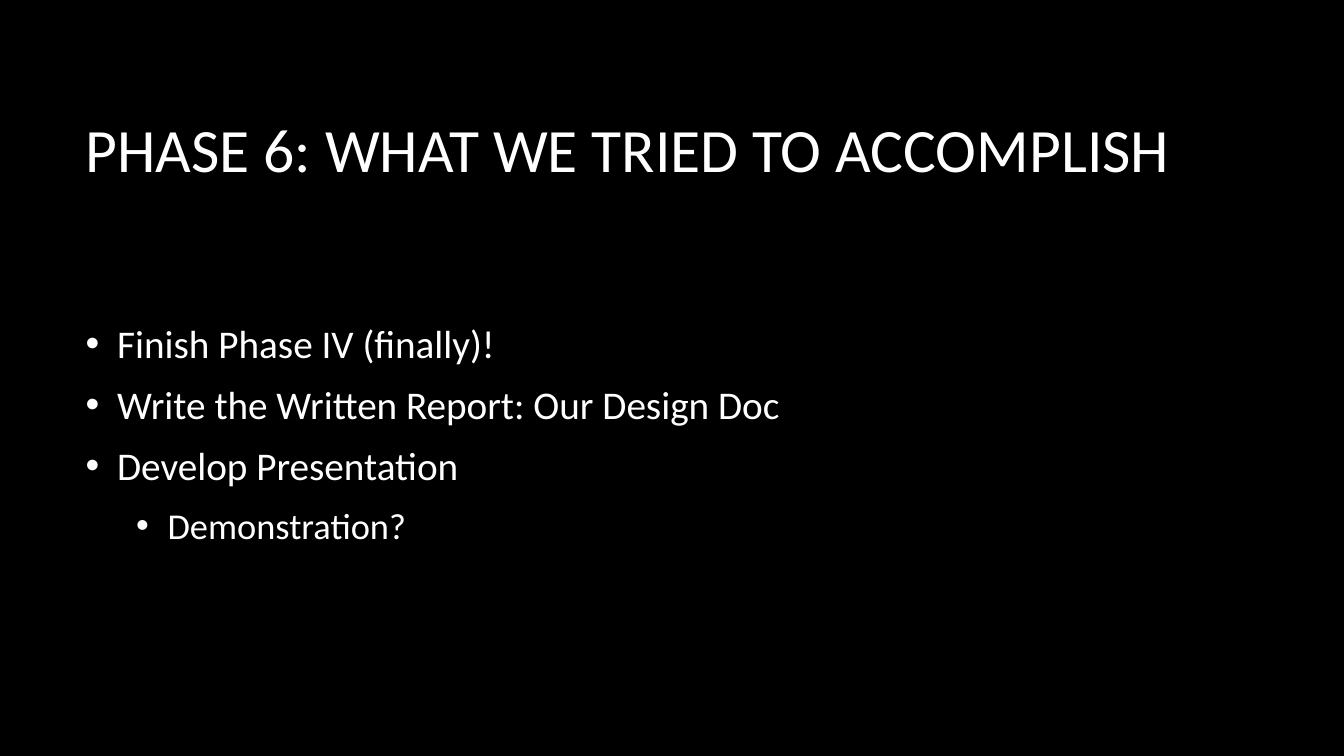
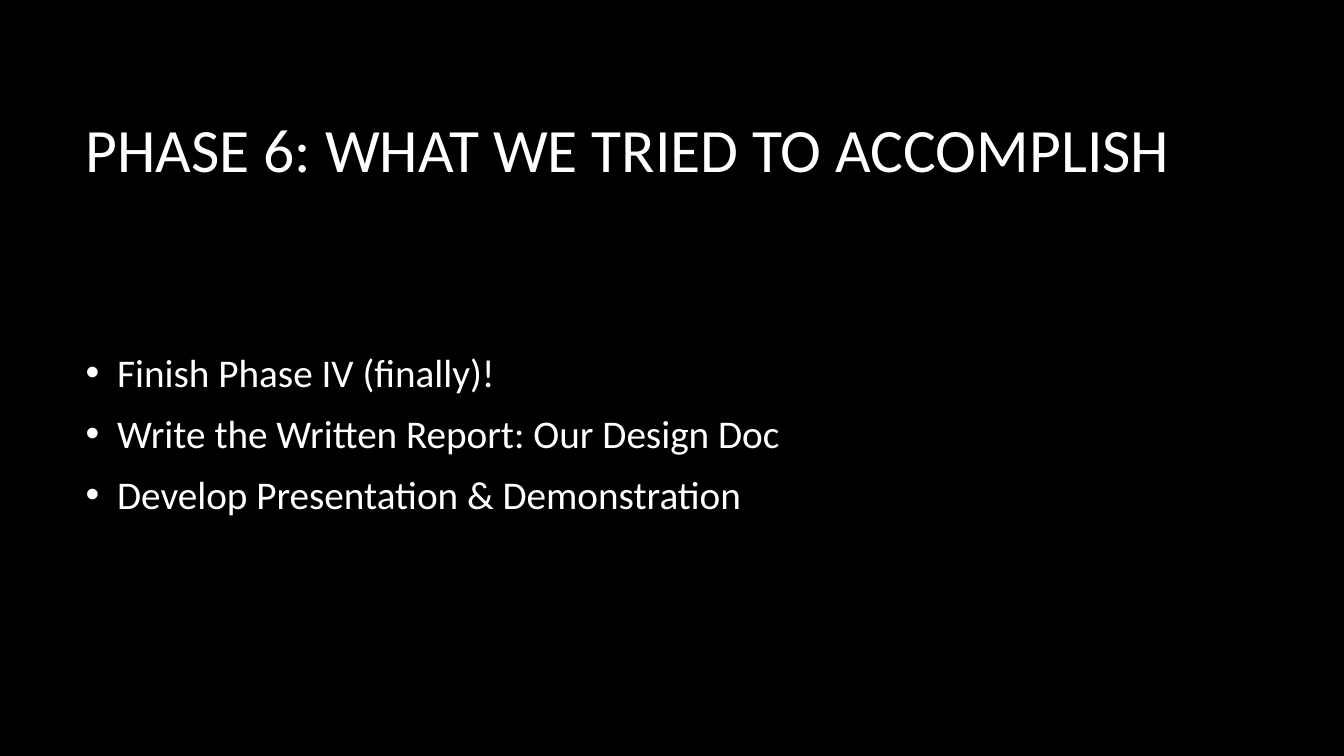
Before and after one commit to sheawinkler/230Project, a slide deck: slide 20 of Part6/Final_presentation.pptx. Drawn at 1344x756 pixels with LibreOffice and Linux fonts; fonts in the diff are those of the drawing; background and template pictures are left out. Boxes give left, top, right and bottom in pixels: in the first picture for what was removed or moved away, otherwise in the second. Text is boxed around its words. In the diff, an @@ line names an element or a change of style, - is before the commit and + after.

```diff
--- a/Part6/Final_presentation.pptx
+++ b/Part6/Final_presentation.pptx
@@ text at <box>117,481,741,516</box>: text changed @@
-• Develop Presentation
-  • Demonstration?
+• Develop Presentation & Demonstration
```
Also in this commit, not shown: 1 other slide changed.
